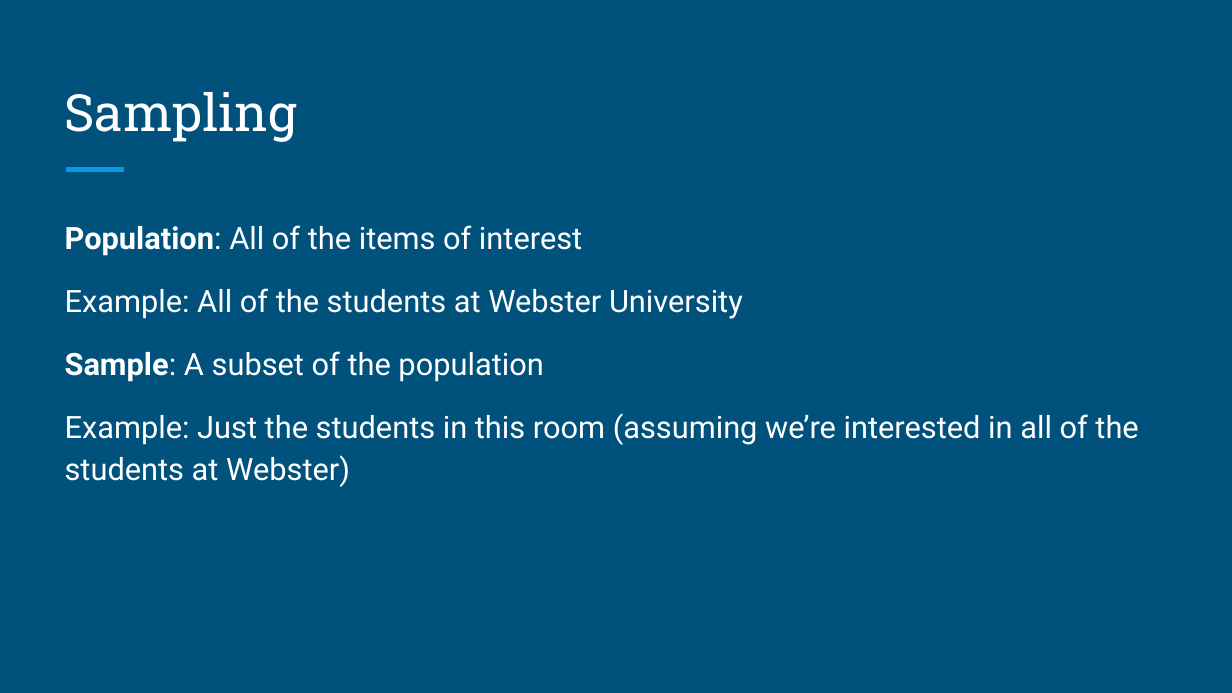
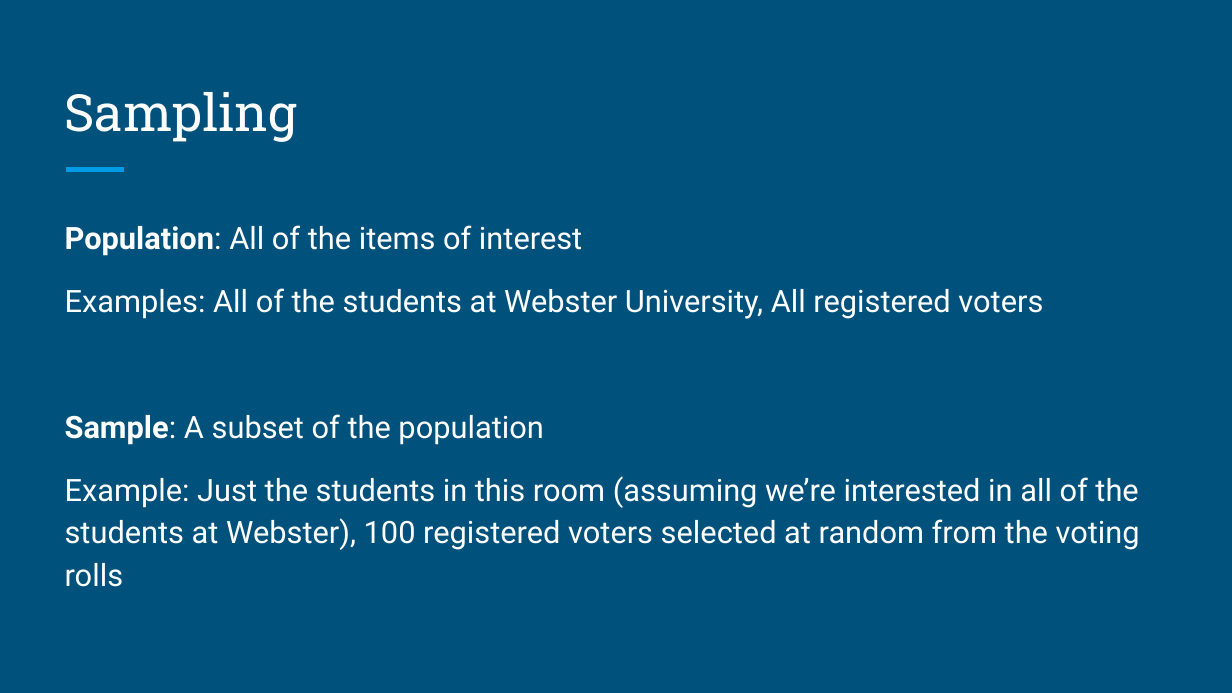
Before and after one commit to rjwrobel86/Python4Statistics, a slide deck: slide 37 of Stuff For Class/Slides/Organizing & Visualizing Data.pptx (slide 35 before the commit). Drawn at 1232x693 pixels with LibreOffice and Linux fonts; fonts in the diff are those of the drawing. Boxes give left, top, right and bottom in pixels: in the first picture for what was removed or moved away, otherwise in the second. Text is boxed around its words. In the diff, an @@ line names an element or a change of style, - is before the commit and + after.

```diff
--- a/Stuff For Class/Slides/Organizing & Visualizing Data.pptx
+++ b/Stuff For Class/Slides/Organizing & Visualizing Data.pptx
@@ text at box(65, 288, 1043, 319): text changed @@
-Example: All of the students at Webster University
+Examples: All of the students at Webster University, All registered voters
@@ text at box(65, 476, 1140, 587): text changed @@
-Example: Just the students in this room (assuming we’re interested in all of the students at Webster)
+Example: Just the students in this room (assuming we’re interested in all of the students at Webster), 100 registered voters selected at random from the voting rolls
```
Also in this commit, not shown: 9 other slides changed, 8 slides added, 32 other files.
